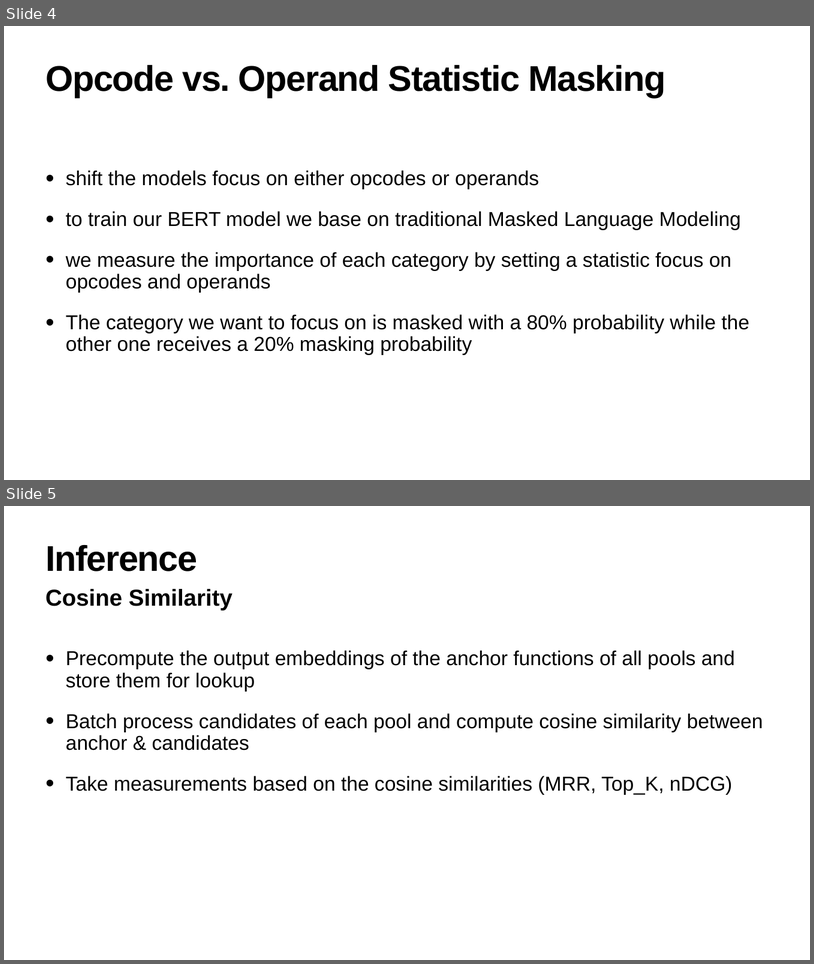
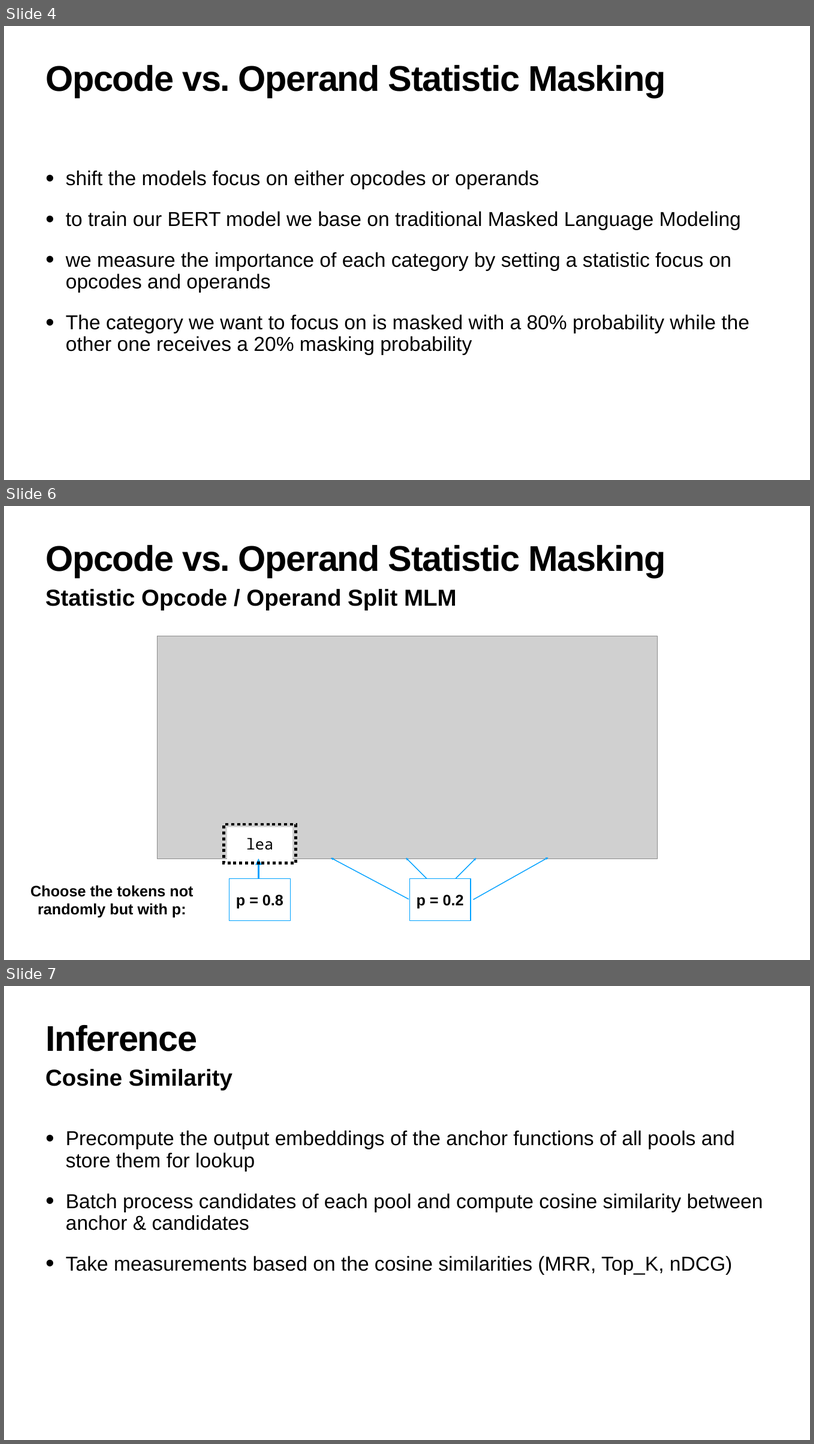
Before and after one commit to julig3ccd/BinAI, a slide deck: presentation/final_presentation.pptx. Shown one above the other, each under a label of ours: slides 4 and 5 before the commit, slides 4, 6 and 7 after it; the slides between them are not shown. The pictures are 814x964 and 814x1444 pixels, drawn with LibreOffice and Linux fonts; fonts in the diff are those of the drawing; grey boxes stand for pictures. Boxes give left, top, right and bottom in pixels: in the first picture for what was removed or moved away, otherwise in the second. Text is boxed around its words. In the diff, an @@ line names an element or a change of style, - is before the commit and + after.

Commit message:
update pptx with masking graphic

```diff
--- a/presentation/final_presentation.pptx
+++ b/presentation/final_presentation.pptx
@@ slide 6 added at bbox=[4, 506, 810, 960], background #FFFFFF @@
@@ title added at bbox=[45, 545, 666, 577], 85 pt, text #000000, bold @@
+Opcode vs. Operand Statistic Masking
@@ text added at bbox=[45, 589, 457, 610], 55 pt, text #000000, bold @@
+Statistic Opcode / Operand Split MLM
@@ picture added at bbox=[157, 636, 657, 858] @@
@@ rectangle added at bbox=[224, 824, 296, 863], outline #000000 7 pt dashed @@
@@ rectangle added at bbox=[227, 827, 293, 860], fill #FFFFFF, 36 pt, text #000000 @@
+lea
@@ arrow added from (258, 878) to (258, 858), #00A2FF 5 pt @@
@@ arrow added from (409, 899) to (331, 858), #00A2FF 2 pt @@
@@ arrow added from (427, 878) to (406, 858), #00A2FF 2 pt @@
@@ arrow added from (456, 878) to (476, 858), #00A2FF 2 pt @@
@@ arrow added from (474, 899) to (548, 857), #00A2FF 2 pt @@
@@ rectangle added at bbox=[230, 878, 290, 920], fill #FFFFFF, outline #00A2FF 2 pt, 36 pt, text #000000, bold @@
+p = 0.8
@@ rectangle added at bbox=[410, 878, 471, 920], fill #FFFFFF, outline #00A2FF 2 pt, 36 pt, text #000000, bold @@
+p = 0.2
@@ text added at bbox=[30, 885, 193, 918], 36 pt, text #000000, bold @@
+Choose the tokens not randomly but with p:
@@ what was slide 5 is now slide 7 @@
```
Also in this commit, not shown: 5 slides changed, 2 other slides added, 1 slide removed.
